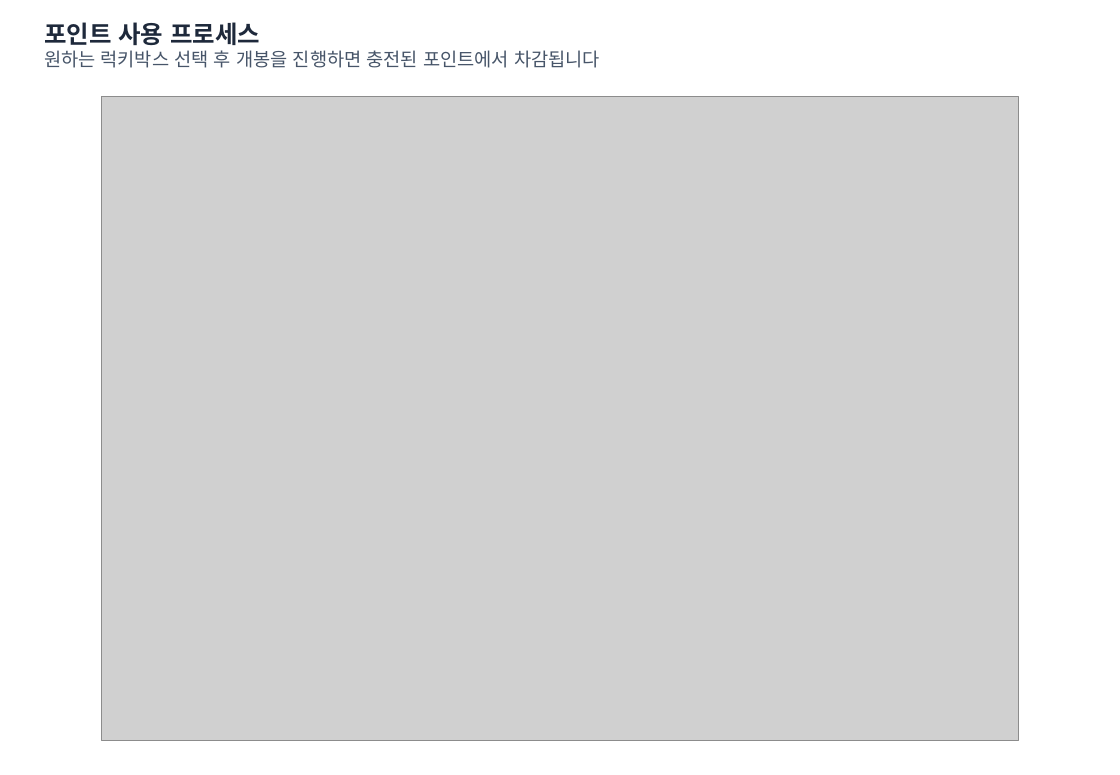
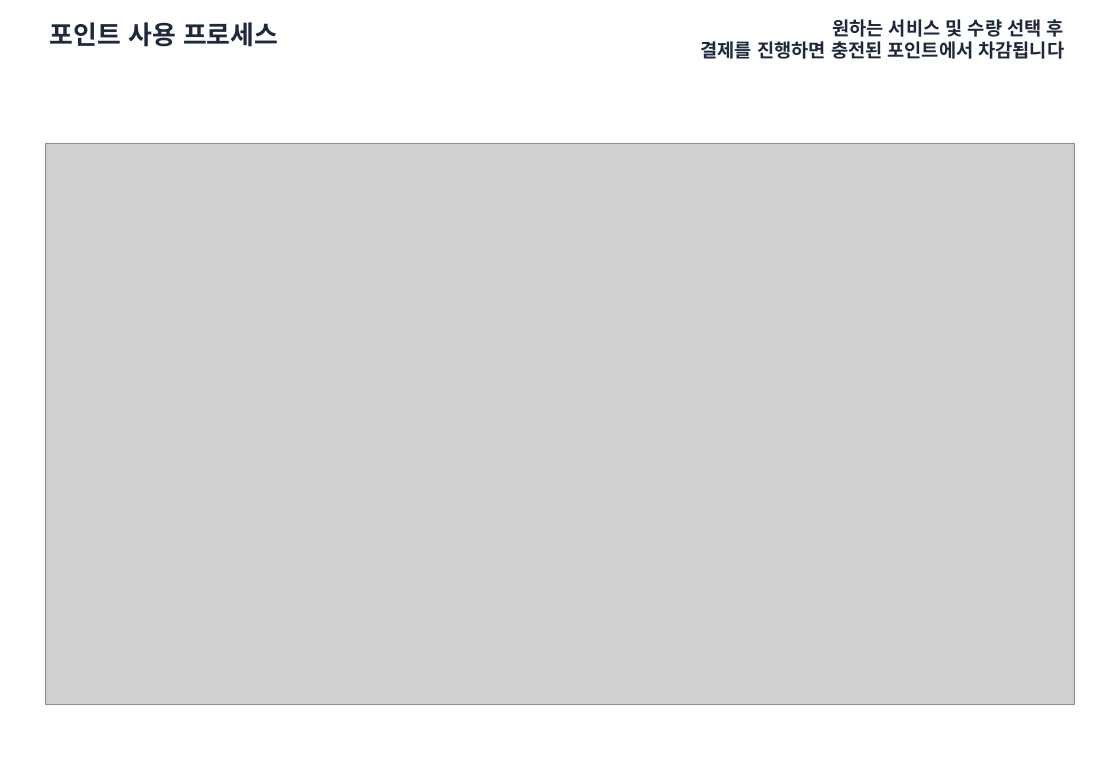
Before and after one commit to majicboy56575-dotcom/LuckyPick, a slide deck: slide 8 of 신용카드 검수요청서(럭키픽).pptx. Drawn at 1120x775 pixels with LibreOffice and Linux fonts; fonts in the diff are those of the drawing; grey boxes stand for pictures. Boxes give left, top, right and bottom in pixels: in the first picture for what was removed or moved away, otherwise in the second. Text is boxed around its words. In the diff, an @@ line names an element or a change of style, - is before the commit and + after.

```diff
--- a/신용카드 검수요청서(럭키픽).pptx
+++ b/신용카드 검수요청서(럭키픽).pptx
@@ text "포인트 사용 프로세스" at [50, 22, 278, 47]: size 17 to 18 pt @@
@@ text added at [701, 19, 1065, 59], 13 pt, text #1E293B, bold @@
+원하는 서비스 및 수량 선택 후
+결제를 진행하면 충전된 포인트에서 차감됩니다
@@ text at [44, 50, 600, 68]: paragraph removed @@
-원하는 럭키박스 선택 후 개봉을 진행하면 충전된 포인트에서 차감됩니다
@@ picture: place and size @@
-picture at [101, 96, 1019, 740]
+picture at [46, 144, 1076, 705]
```
Also in this commit, not shown: 8 other slides changed, 6 other files.
